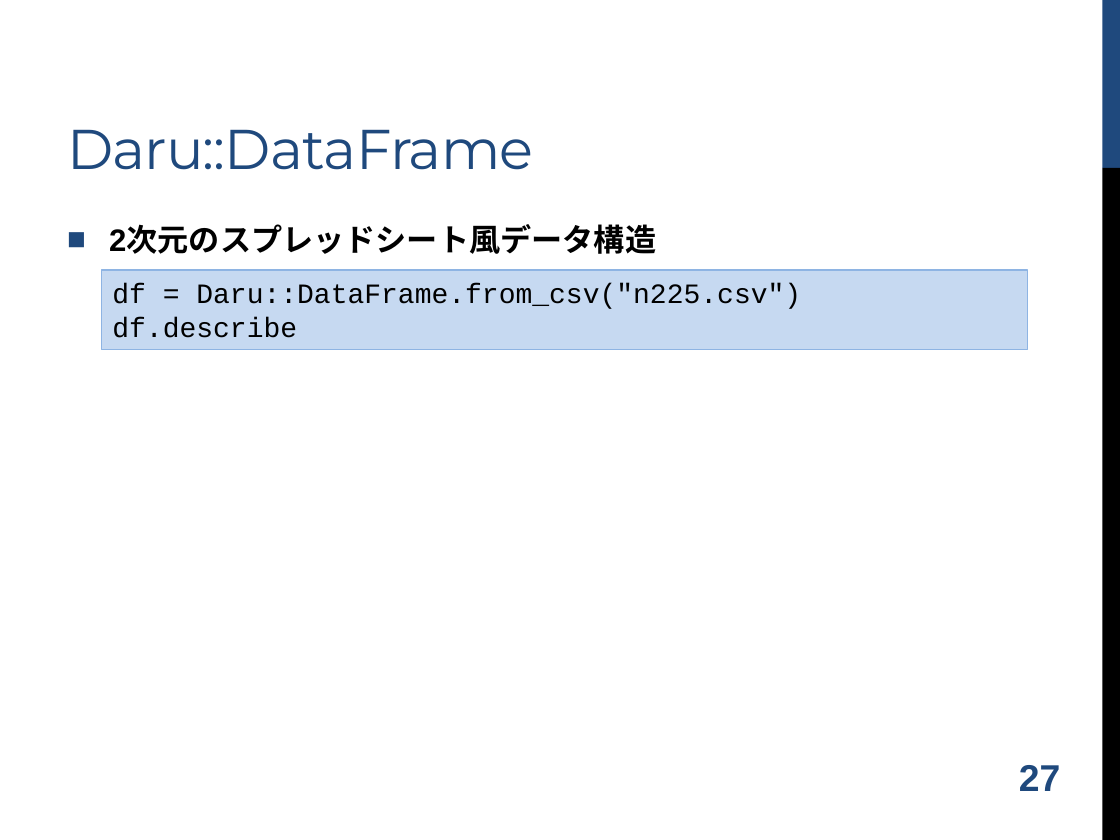
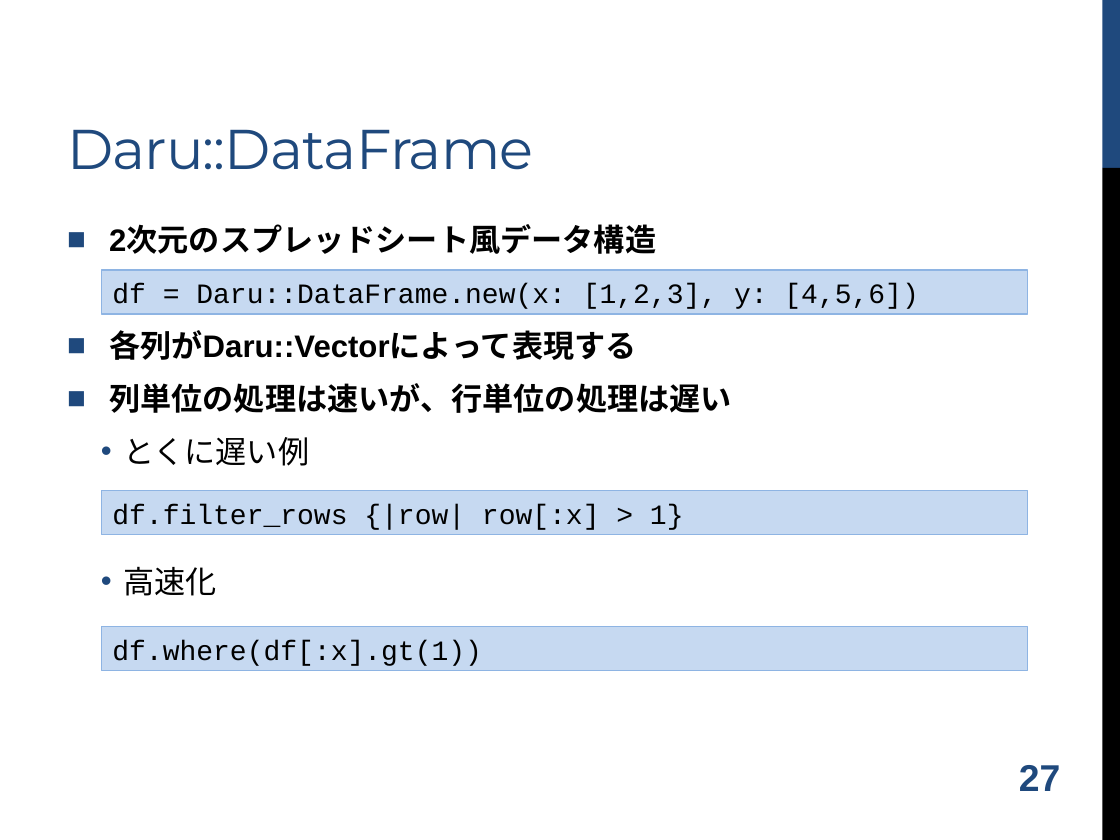
Before and after one commit to shugo/DCW2016, a slide deck: slide 28 of ruby_data_analysis.pptx. Drawn at 1120x840 pixels with LibreOffice and Linux fonts; fonts in the diff are those of the drawing; background and template pictures are left out. Boxes give left, top, right and bottom in pixels: in the first picture for what was removed or moved away, otherwise in the second. Text is boxed around its words. In the diff, an @@ line names an element or a change of style, - is before the commit and + after.

```diff
--- a/ruby_data_analysis.pptx
+++ b/ruby_data_analysis.pptx
@@ rectangle "df = Daru::DataFrame.new(x: [1,2,3], y: ...": place and size @@
-rectangle "df = Daru::DataFrame.new(x: [1,2,3], y: ..." at box(102, 270, 1028, 349)
+rectangle "df = Daru::DataFrame.new(x: [1,2,3], y: ..." at box(102, 270, 1028, 314)
@@ text in rectangle at box(112, 283, 918, 309): text changed @@
-df = Daru::DataFrame.from_csv("n225.csv")
-df.describe
+df = Daru::DataFrame.new(x: [1,2,3], y: [4,5,6])
@@ text at box(109, 330, 732, 596): paragraphs added @@
+■ 各列がDaru::Vectorによって表現する
+■ 列単位の処理は速いが、行単位の処理は遅い
+  • とくに遅い例
+  • 高速化
@@ rectangle added at box(102, 491, 1028, 534), fill #C6D9F1, outline #8EB4E3 1 pt, 18 pt, text #000000 @@
+df.filter_rows {|row| row[:x] > 1}
@@ rectangle added at box(102, 626, 1028, 670), fill #C6D9F1, outline #8EB4E3 1 pt, 18 pt, text #000000 @@
+df.where(df[:x].gt(1))
```
Also in this commit, not shown: 3 other slides changed, 2 slides added.
